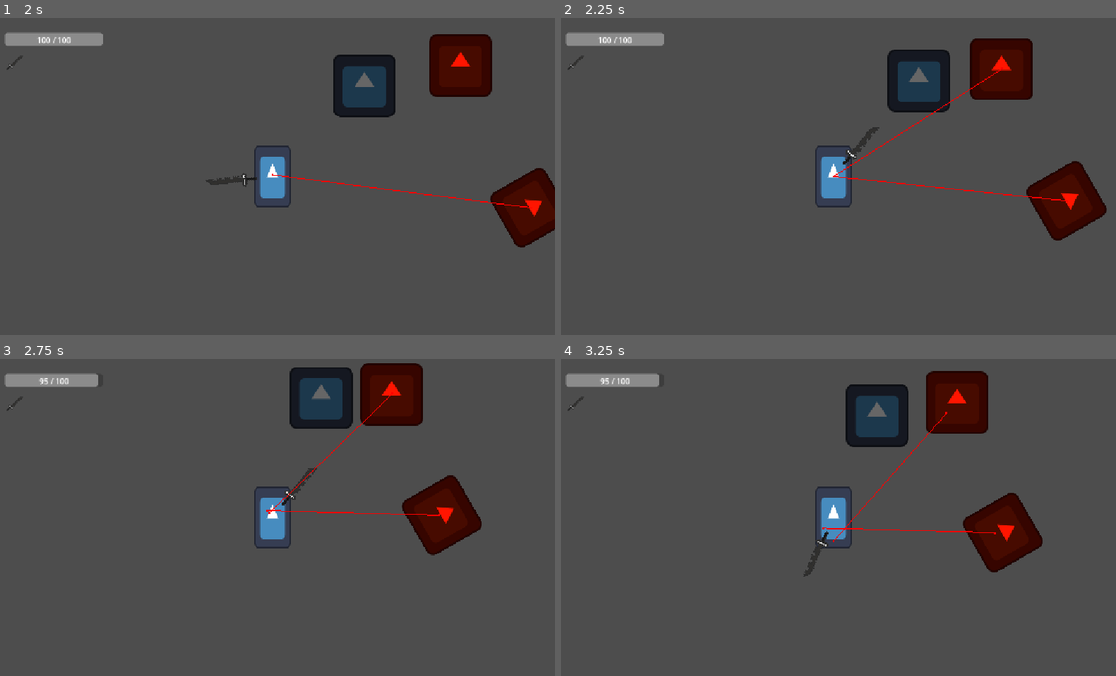
Above: before the commit, frames 1-4 (two rows, left to right).
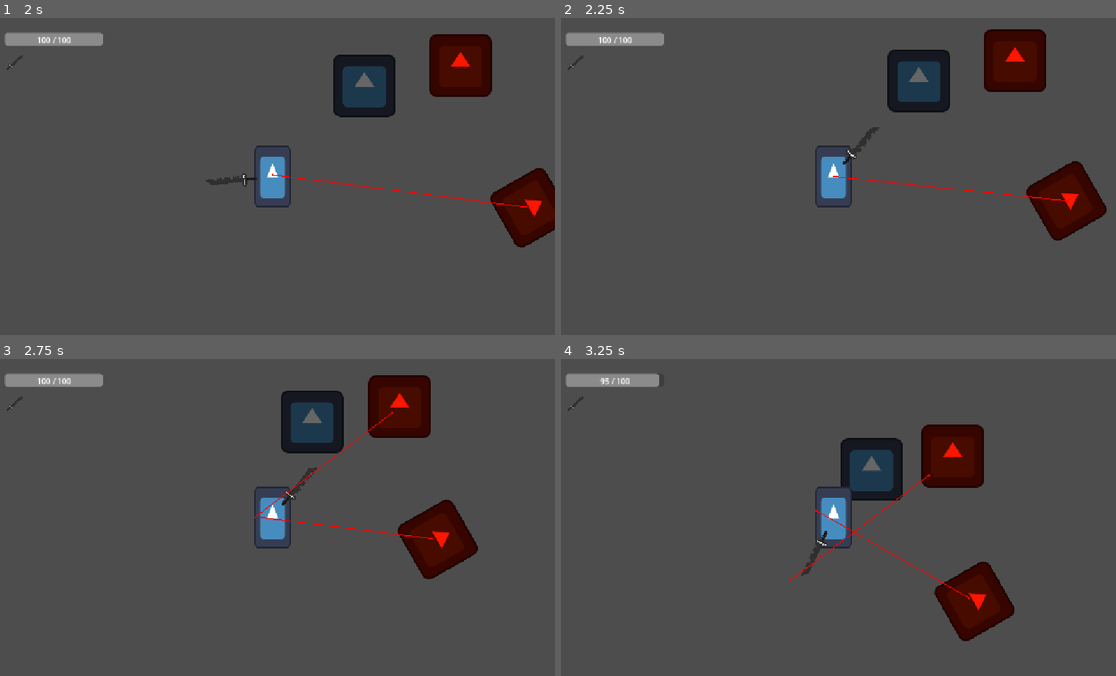
Above: after the commit, the same moments.

Repository: nextPixellabs7/Boceto1
Game: Godot game, scene res://Basura/test_player.tscn
The game is run twice, just before and just after one commit, with the same random seed, the same clock (stepped at 60 frames per second) and the same inputs. The project has no main scene, so this scene is started directly. The engine's default icon, where the game draws it, is replaced by a stand-in: a white triangle on a blue panel in a dark square.
Inputs (mouse positions are in pixels of both pictures, inside the frame that each line leads up to):
- Up to frame 1 (2 s): tap Enter (ui_accept) at 0.5, 0.77, 1.52 s; move the mouse to (399, 160) at 0.52 s; hold D (move_right) 0.53-1.28 s; click (399, 160) at 0.6 s; move the mouse to (160, 192) at 1.27 s; hold S (move_down) from 1.28 s (still down); tap Ctrl (dodge) at 1.35 s
- Up to frame 2 (2.25 s): move the mouse to (888, 106) at 2.02 s; release S (move_down) at 2.03 s; hold D (move_right) from 2.03 s (still down); click (888, 106) at 2.1 s
- Up to frame 3 (2.75 s): keep holding D (move_right)
- Up to frame 4 (3.25 s): move the mouse to (805, 580) at 2.77 s; release D (move_right) at 2.78 s; hold W (move_up) from 2.78 s (still down); tap Ctrl (dodge) at 2.85 s; tap Enter (ui_accept) at 3.02 s

Frame 1 is identical in both runs. In frame 2, 1.8% of the frame differs, in the area x 49-88%, y 3-50%; in frame 3, 7.2%; in frame 4, 12%, in the area x 41-87%, y 3-90%.

Commit message:
Cambio de choque e interacciones del enemigo

Diff:
--- a/Escenas/Prefab/enemigos/EnemigoBase.tscn
+++ b/Escenas/Prefab/enemigos/EnemigoBase.tscn
@@ -37,14 +37,14 @@
 shape = SubResource("CapsuleShape2D_jv1ba")
 debug_color = Color(0.9742381, 0.116502695, 0.28967178, 0.41960785)
 
+[node name="Sprite2D" type="Sprite2D" parent="." unique_id=1139268276]
+modulate = Color(1, 0.08235294, 0, 1)
+texture = ExtResource("2_nxnwl")
+
 [node name="Entorno" type="Area2D" parent="." unique_id=192538688]
 
 [node name="CollisionShape2D" type="CollisionShape2D" parent="Entorno" unique_id=1491996371]
 shape = SubResource("CircleShape2D_nqetu")
-
-[node name="Sprite2D" type="Sprite2D" parent="." unique_id=1139268276]
-modulate = Color(1, 0.08235294, 0, 1)
-texture = ExtResource("2_nxnwl")
 
 [node name="Pivote" type="Node2D" parent="." unique_id=2070832905]
 
--- a/Escenas/Prefab/enemigos/EnemigoEstatico.tscn
+++ b/Escenas/Prefab/enemigos/EnemigoEstatico.tscn
@@ -5,18 +5,16 @@
 [ext_resource type="Texture2D" uid="uid://c1jx6y7idecim" path="res://icon.svg" id="3_texture"]
 
 [sub_resource type="CapsuleShape2D" id="CapsuleShape2D_1"]
-radius = 57.0
-height = 138.0
+radius = 68.0
+height = 144.0
 
 [node name="EnemigoEstatico" type="CharacterBody2D" unique_id=1878254183 node_paths=PackedStringArray("vida_component")]
 z_index = 1
-position = Vector2(-1, 0)
 motion_mode = 1
 script = ExtResource("1_controller")
 vida_component = NodePath("Componentes/HealthComponent")
 
 [node name="CollisionShape2D" type="CollisionShape2D" parent="." unique_id=633655388]
-position = Vector2(-1, 0)
 shape = SubResource("CapsuleShape2D_1")
 
 [node name="Sprite2D" type="Sprite2D" parent="." unique_id=348380537]
--- a/Scripts/Componentes/Enemigo/EnemigoController.gd
+++ b/Scripts/Componentes/Enemigo/EnemigoController.gd
@@ -45,6 +45,7 @@
 func _physics_process(delta: float) -> void:
 	# Si no tiene movimiento ni visión, es un enemigo estático/dummy y se queda quieto
 	if not movimiento_component or not pivote:
+		move_and_slide()
 		return
 
 	match estado_actual:
